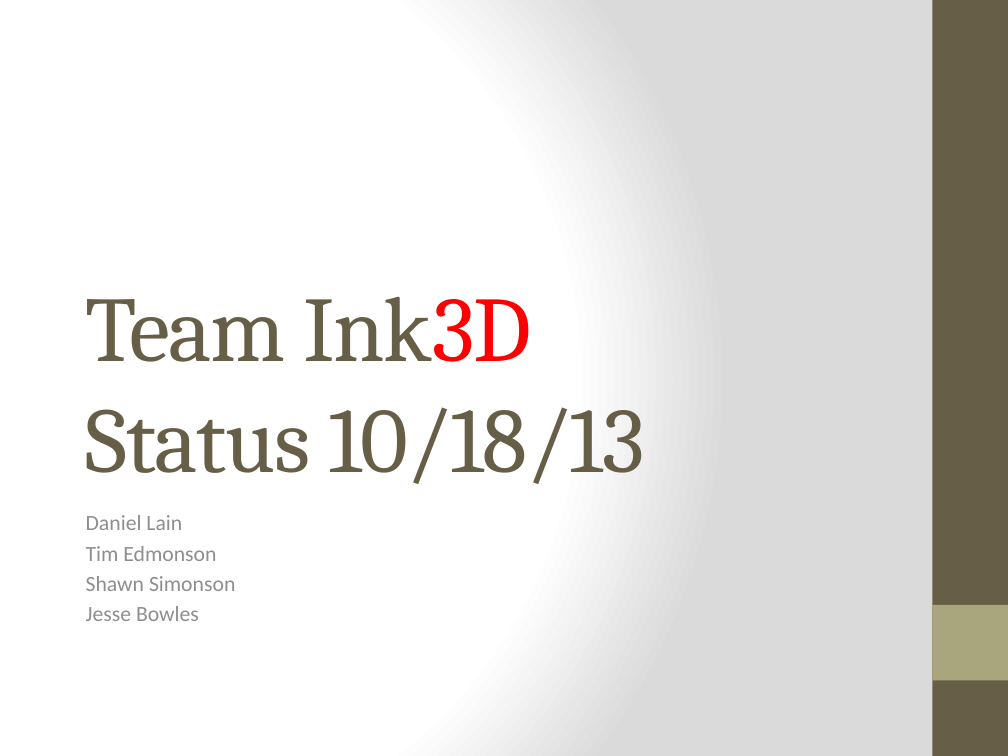
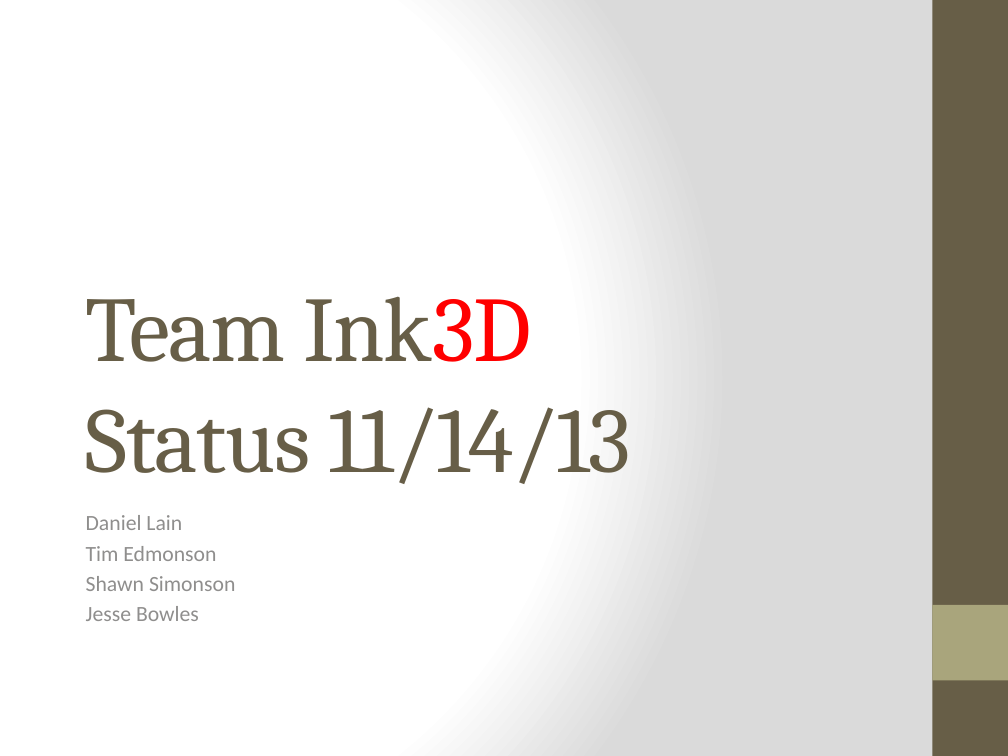
Before and after one commit to qpHalcy0n/SRDesign, a slide deck: slide 1 of Status Updates/2013 11 14.pptx. Drawn at 1008x756 pixels with LibreOffice and Linux fonts; fonts in the diff are those of the drawing. Boxes give left, top, right and bottom in pixels: in the first picture for what was removed or moved away, otherwise in the second. Text is boxed around its words. In the diff, an @@ line names an element or a change of style, - is before the commit and + after.

Commit message:
Status Update and Incomplete Architecture Drawing

```diff
--- a/Status Updates/2013 11 14.pptx
+++ b/Status Updates/2013 11 14.pptx
@@ title at <box>86,296,631,484</box>: text changed @@
-Team Ink3D
-Status 10/18/13
+Team Ink3D
+Status 11/14/13
```
Also in this commit, not shown: 6 slides added, 5 slides removed, 1 other file.
